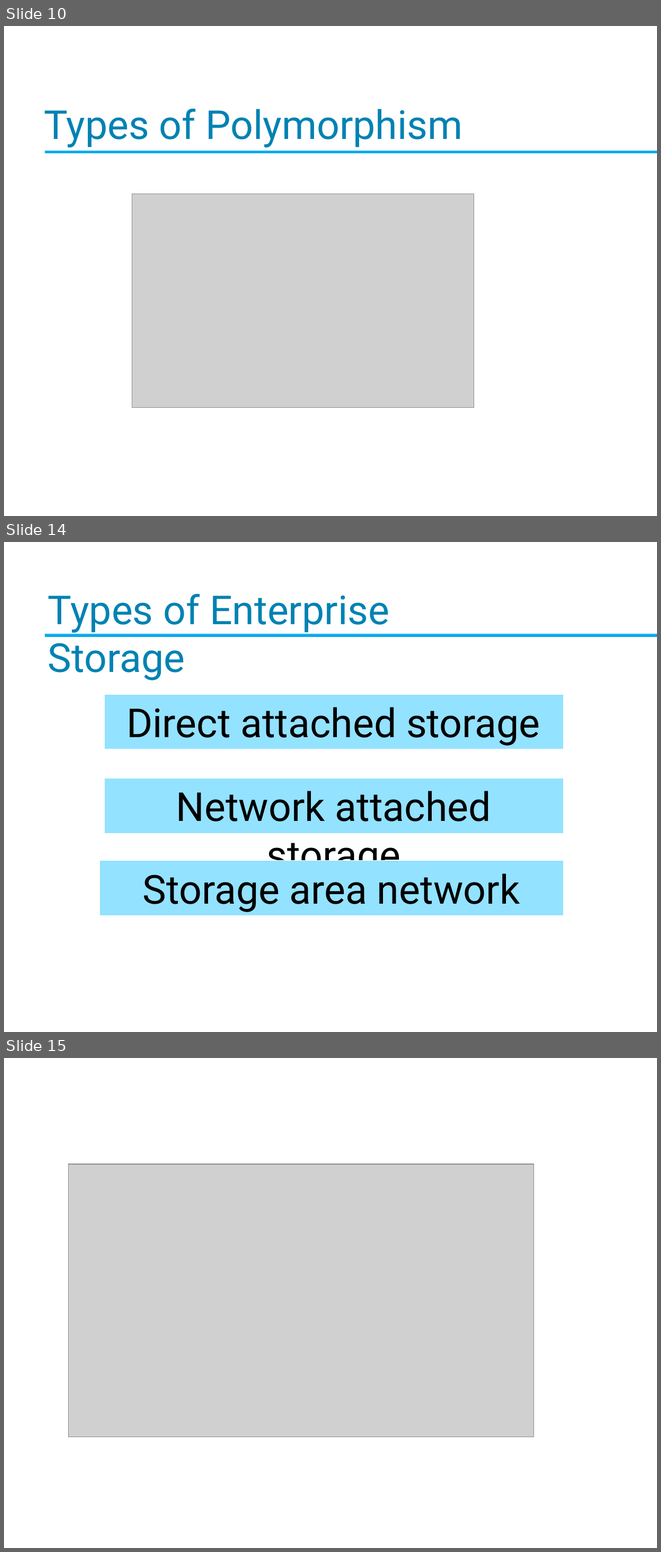
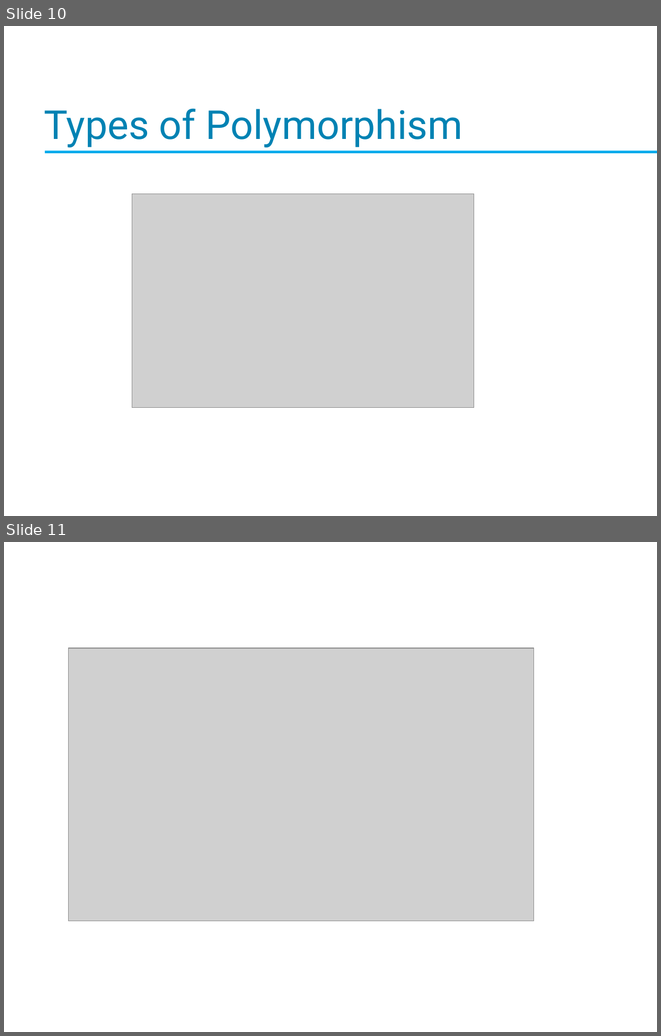
Before and after one commit to Imran4424/C-Plus-Plus-Object-Oriented, a slide deck: OOP.pptx. Shown one above the other, each under a label of ours: slides 10, 14 and 15 before the commit, slides 10 and 11 after it; the slides between them are not shown. The pictures are 661x1552 and 661x1036 pixels, drawn with LibreOffice and Linux fonts; fonts in the diff are those of the drawing; grey boxes stand for pictures; background and template pictures are left out. Boxes give left, top, right and bottom in pixels: in the first picture for what was removed or moved away, otherwise in the second. Text is boxed around its words. In the diff, an @@ line names an element or a change of style, - is before the commit and + after.

Commit message:
oop slide

```diff
--- a/OOP.pptx
+++ b/OOP.pptx
@@ slide 14 removed at <box>4,542,657,1032</box>, background picture (left out) @@
@@ text removed at <box>48,593,389,680</box> @@
-Types of Enterprise Storage
@@ rectangle removed at <box>45,634,657,637</box> @@
@@ rectangle removed at <box>105,694,564,749</box> @@
-Direct attached storage
@@ rectangle removed at <box>105,778,564,833</box> @@
-Network attached storage
@@ rectangle removed at <box>99,861,563,916</box> @@
-Storage area network
@@ what was slide 15 is now slide 11 @@
```
Also in this commit, not shown: 3 other slides removed.
